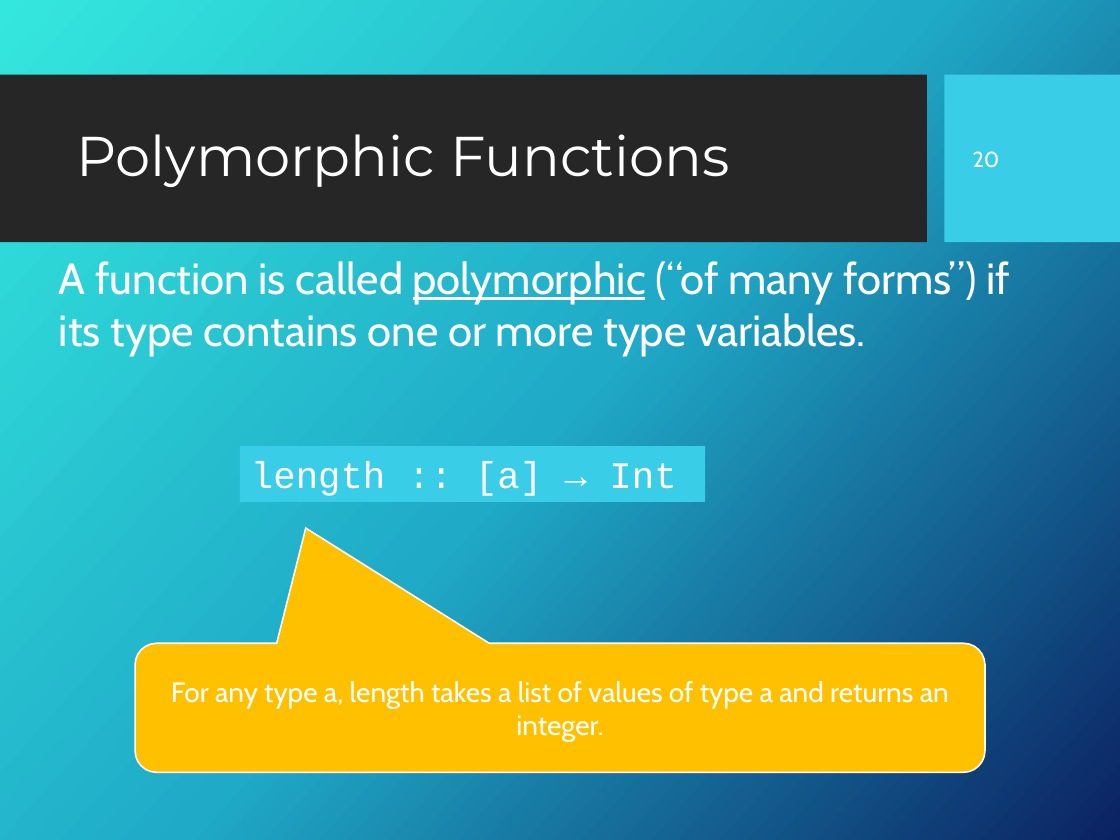
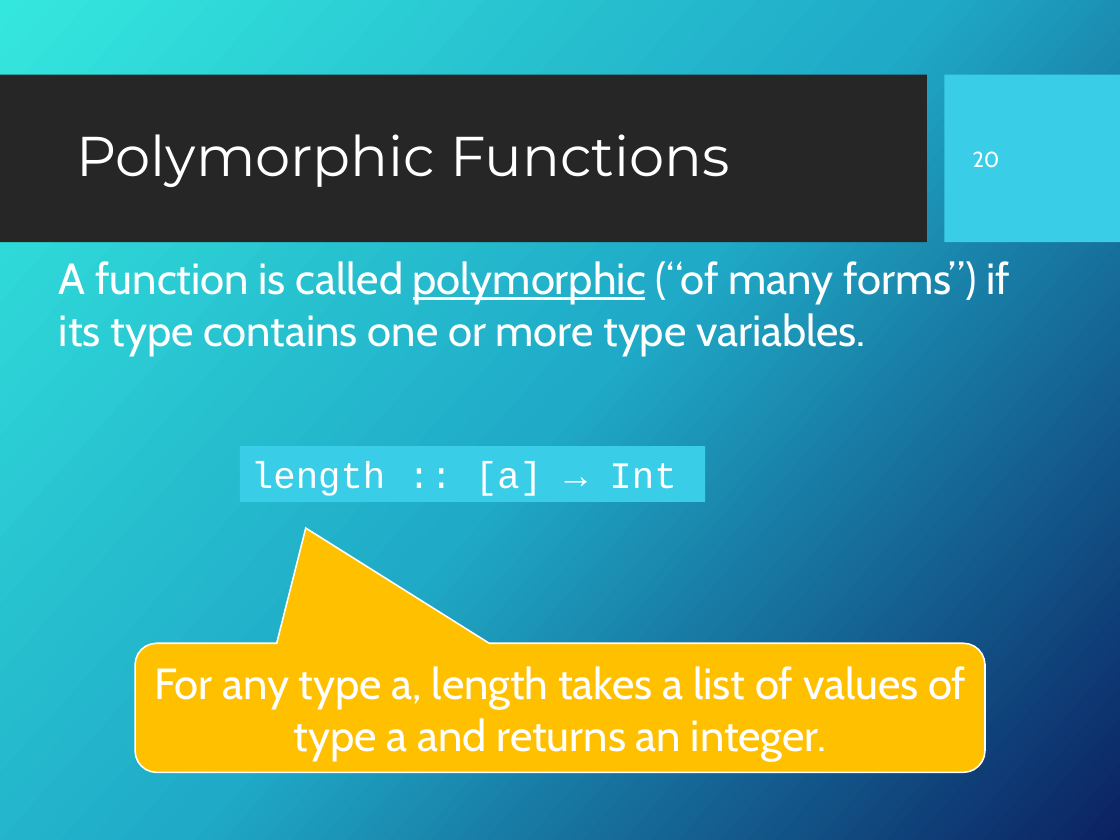
Before and after one commit to Fun-Prog-26/fun-prog-26, a slide deck: slide 21 of topic03-types-and-classes/unit-03a-lectures/talk-1/a-types-and-classes.pptx. Drawn at 1120x840 pixels with LibreOffice and Linux fonts; fonts in the diff are those of the drawing; background and template pictures are left out. Boxes give left, top, right and bottom in pixels: in the first picture for what was removed or moved away, otherwise in the second. Text is boxed around its words. In the diff, an @@ line names an element or a change of style, - is before the commit and + after.

```diff
--- a/topic03-types-and-classes/unit-03a-lectures/talk-1/a-types-and-classes.pptx
+++ b/topic03-types-and-classes/unit-03a-lectures/talk-1/a-types-and-classes.pptx
@@ rounded speech box "For any type a, length ..." at [136, 643, 986, 772]: size 18 to 28 pt @@
```
Also in this commit, not shown: 10 other slides changed, 3 other files.
